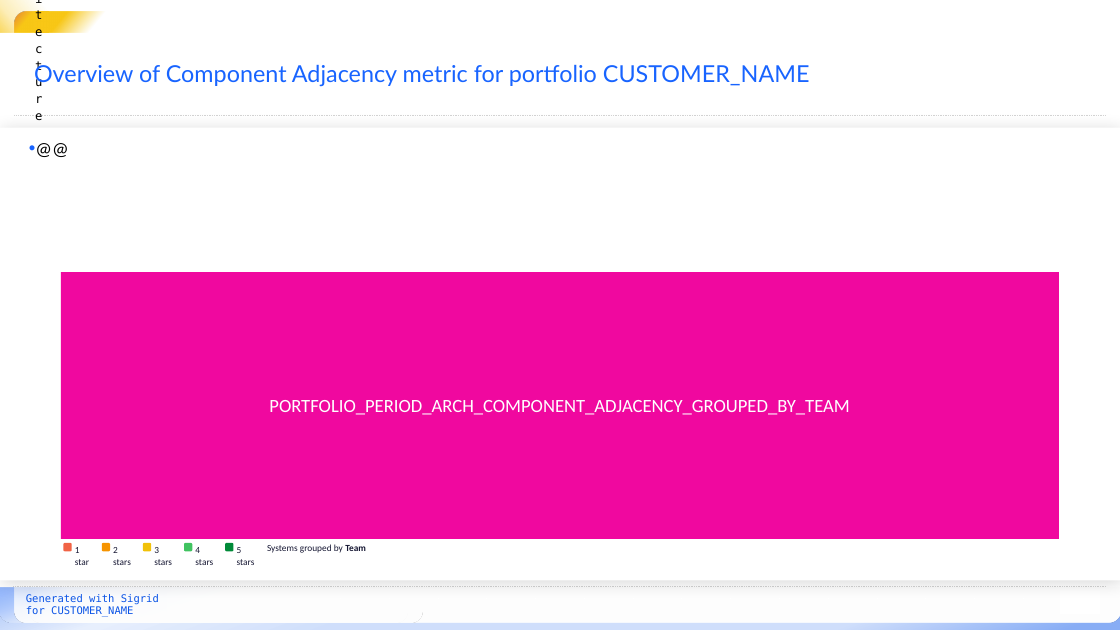
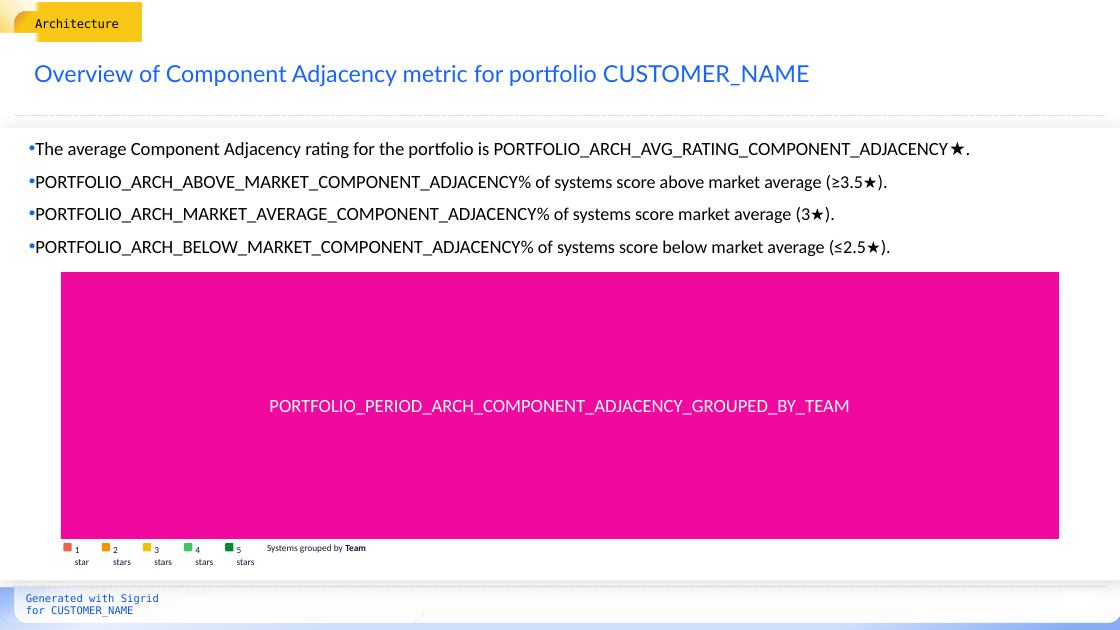
Before and after one commit to Software-Improvement-Group/sigrid-report-generator, a slide deck: slide 22 of src/report_generator/presets/templates/portfolio-metrics.pptx (slide 26 before the commit). Drawn at 1120x630 pixels with LibreOffice and Linux fonts; fonts in the diff are those of the drawing; background and template pictures are left out. Boxes give left, top, right and bottom in pixels: in the first picture for what was removed or moved away, otherwise in the second. Text is boxed around its words. In the diff, an @@ line names an element or a change of style, - is before the commit and + after.

Commit message:
Update portfolio metrics template

```diff
--- a/src/report_generator/presets/templates/portfolio-metrics.pptx
+++ b/src/report_generator/presets/templates/portfolio-metrics.pptx
@@ text "Architecture" rewrapped from [35,12,49,33] to [35,18,119,28] @@
@@ text at [35,142,948,256]: text changed @@
-• @@
+• The average Component Adjacency rating for the portfolio is PORTFOLIO_ARCH_AVG_RATING_COMPONENT_ADJACENCY ★.
+• PORTFOLIO_ARCH_ABOVE_MARKET_COMPONENT_ADJACENCY% of systems score above market average (≥3.5★).
+• PORTFOLIO_ARCH_MARKET_AVERAGE_COMPONENT_ADJACENCY% of systems score market average (3★).
+• PORTFOLIO_ARCH_BELOW_MARKET_COMPONENT_ADJACENCY% of systems score below market average (≤2.5★).
```
Also in this commit, not shown: 39 other slides changed, 10 slides removed.
